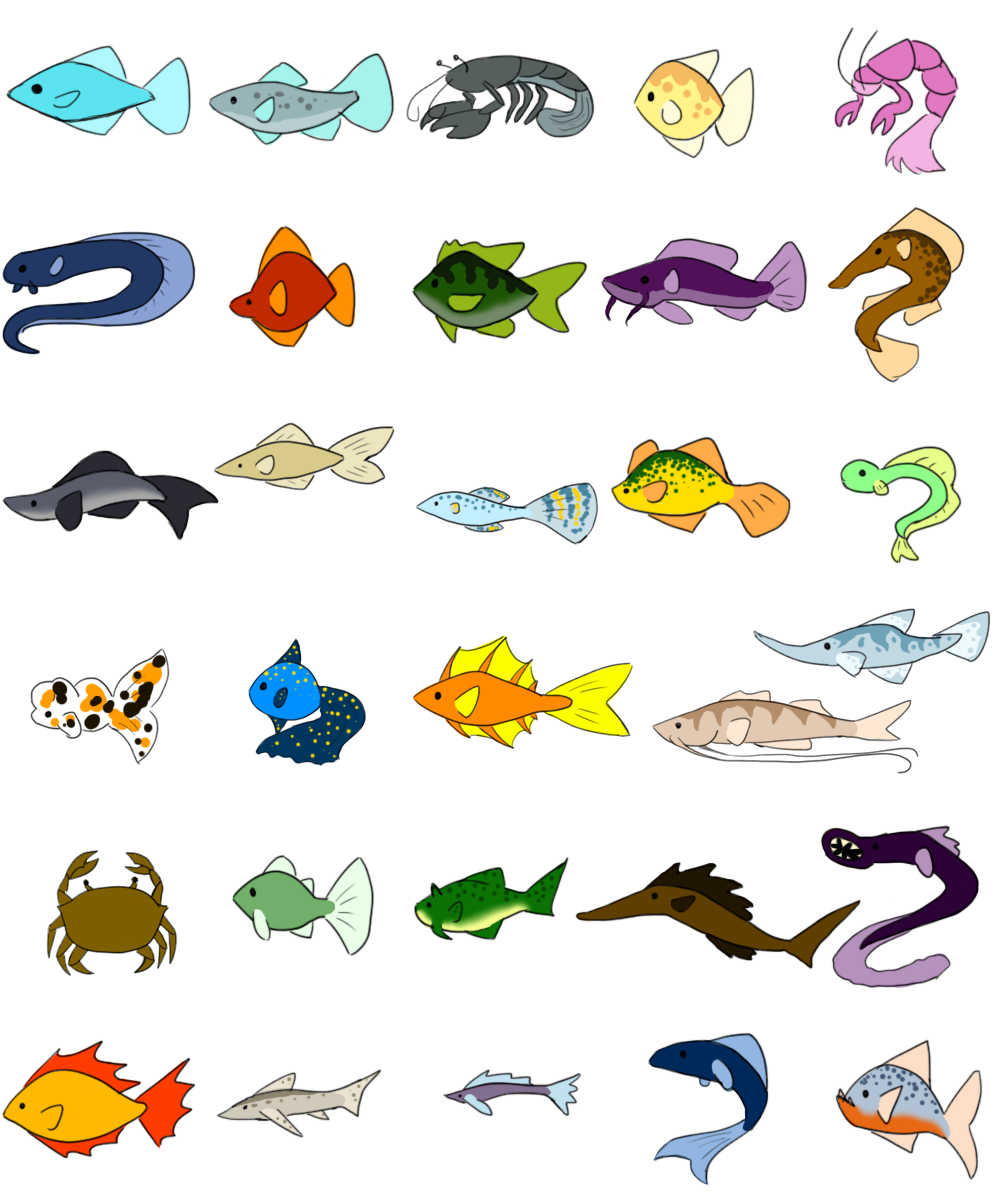
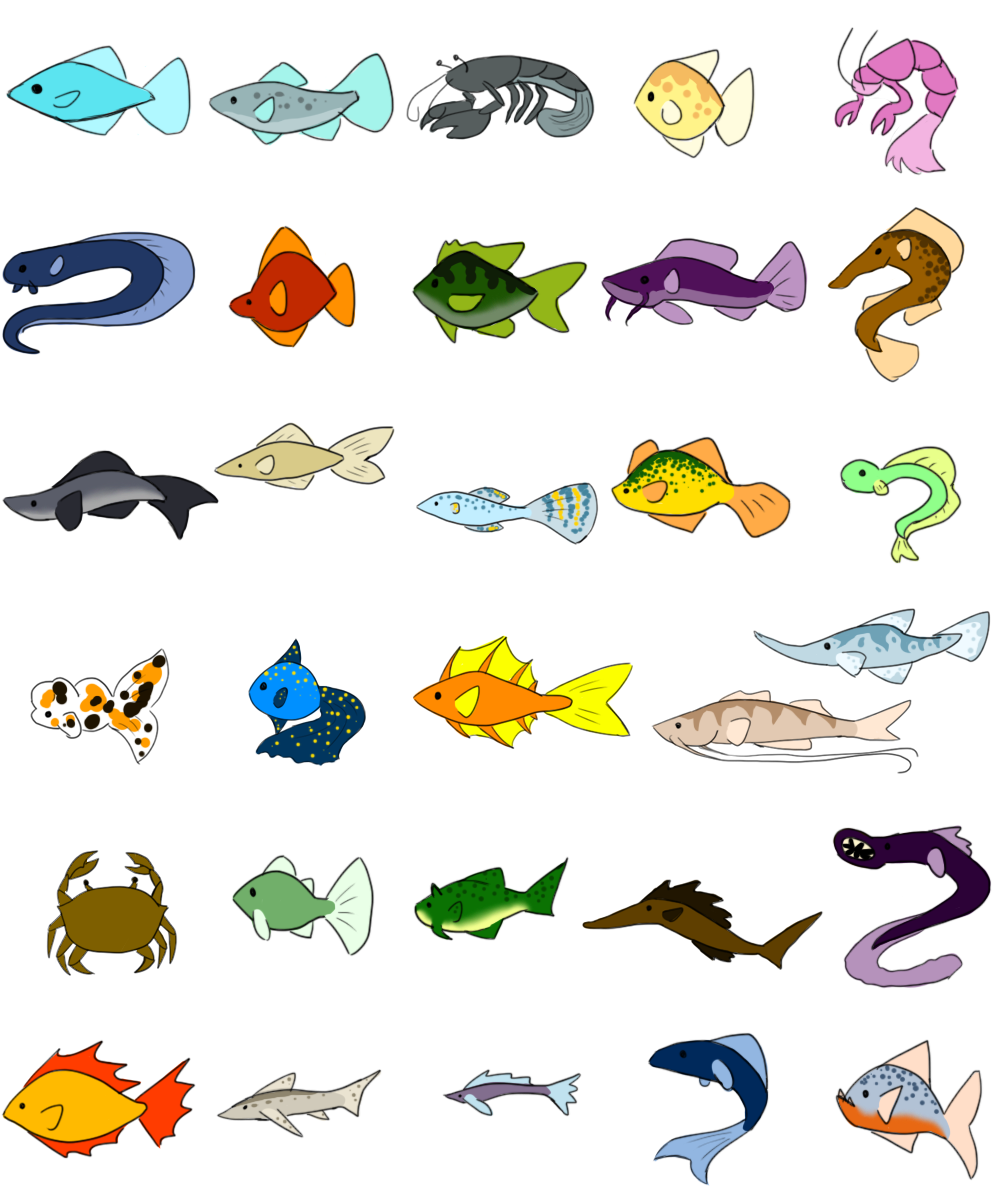
Layers edited between the first and the second 1000 x 1200 image:
painted on "Layer 1" over [575, 825, 992, 989]
painted on "Layer 2" over [575, 825, 992, 989]
